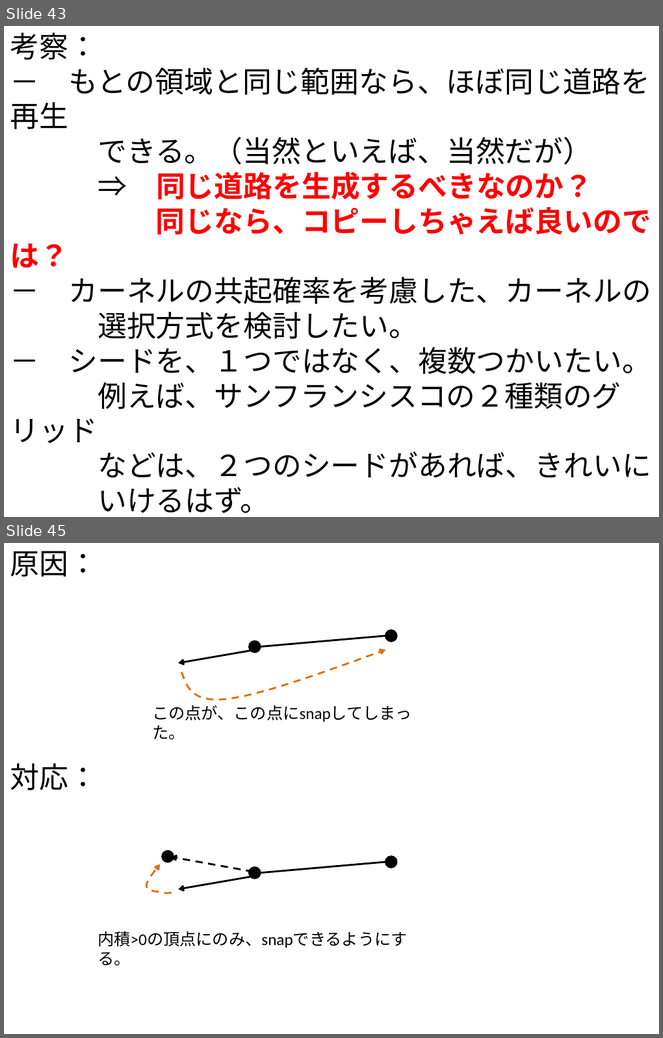
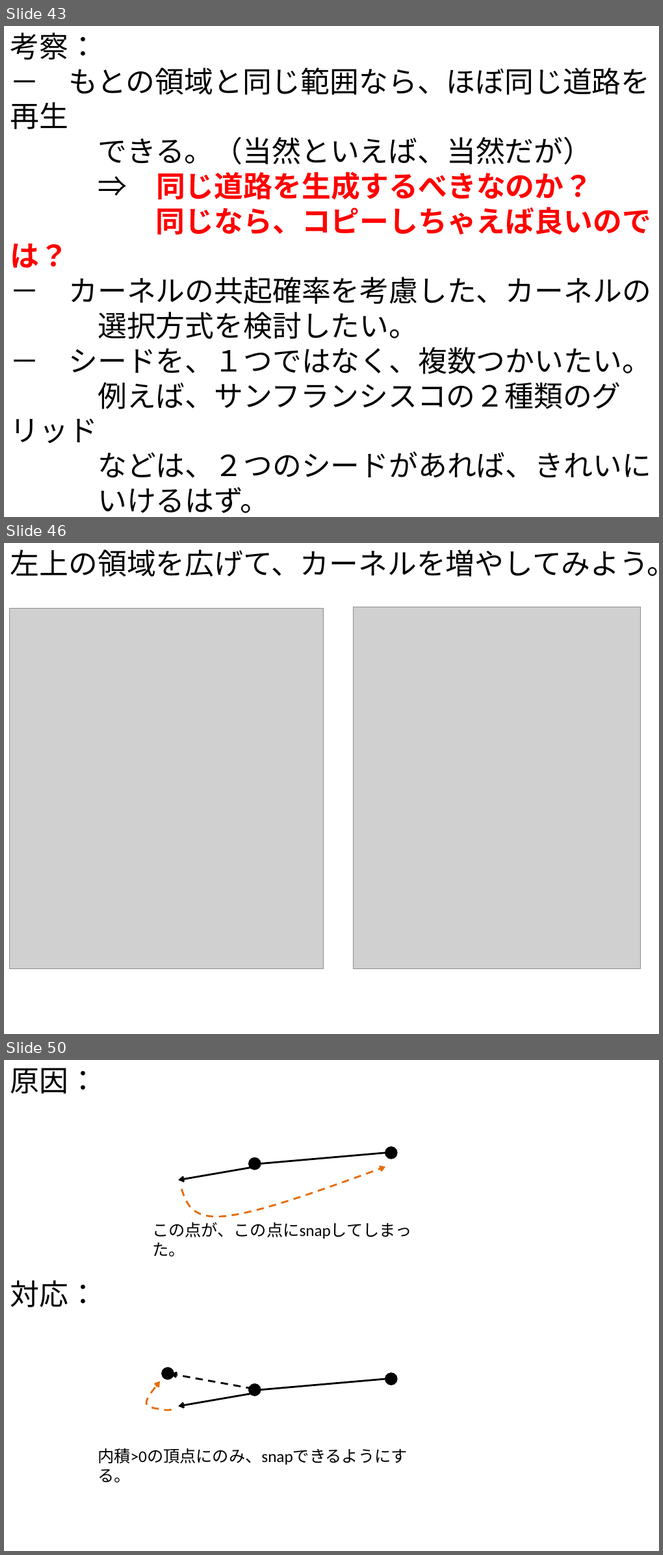
Before and after one commit to gnishida/RoadDesigner, a slide deck: RoadDesigner.pptx. Shown one above the other, each under a label of ours: slides 43 and 45 before the commit, slides 43, 46 and 50 after it; the slides between them are not shown. The pictures are 663x1038 and 663x1555 pixels, drawn with LibreOffice and Linux fonts; fonts in the diff are those of the drawing; grey boxes stand for pictures. Boxes give left, top, right and bottom in pixels: in the first picture for what was removed or moved away, otherwise in the second. Text is boxed around its words. In the diff, an @@ line names an element or a change of style, - is before the commit and + after.

```diff
--- a/RoadDesigner.pptx
+++ b/RoadDesigner.pptx
@@ slide 46 added at [4, 543, 659, 1034], background #FFFFFF @@
@@ text added at [10, 549, 659, 577], 32 pt, text #000000 @@
+左上の領域を広げて、カーネルを増やしてみよう。
@@ picture added at [9, 609, 324, 969] @@
@@ picture added at [353, 607, 640, 969] @@
@@ what was slide 45 is now slide 50 @@
```
Also in this commit, not shown: 1 slide changed, 4 other slides added, 29 other files.
